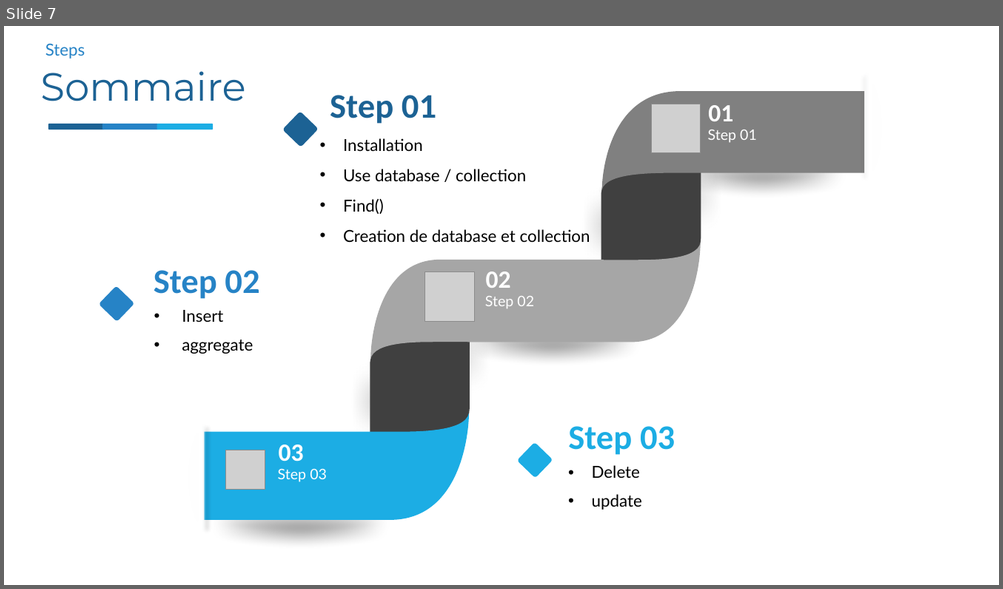
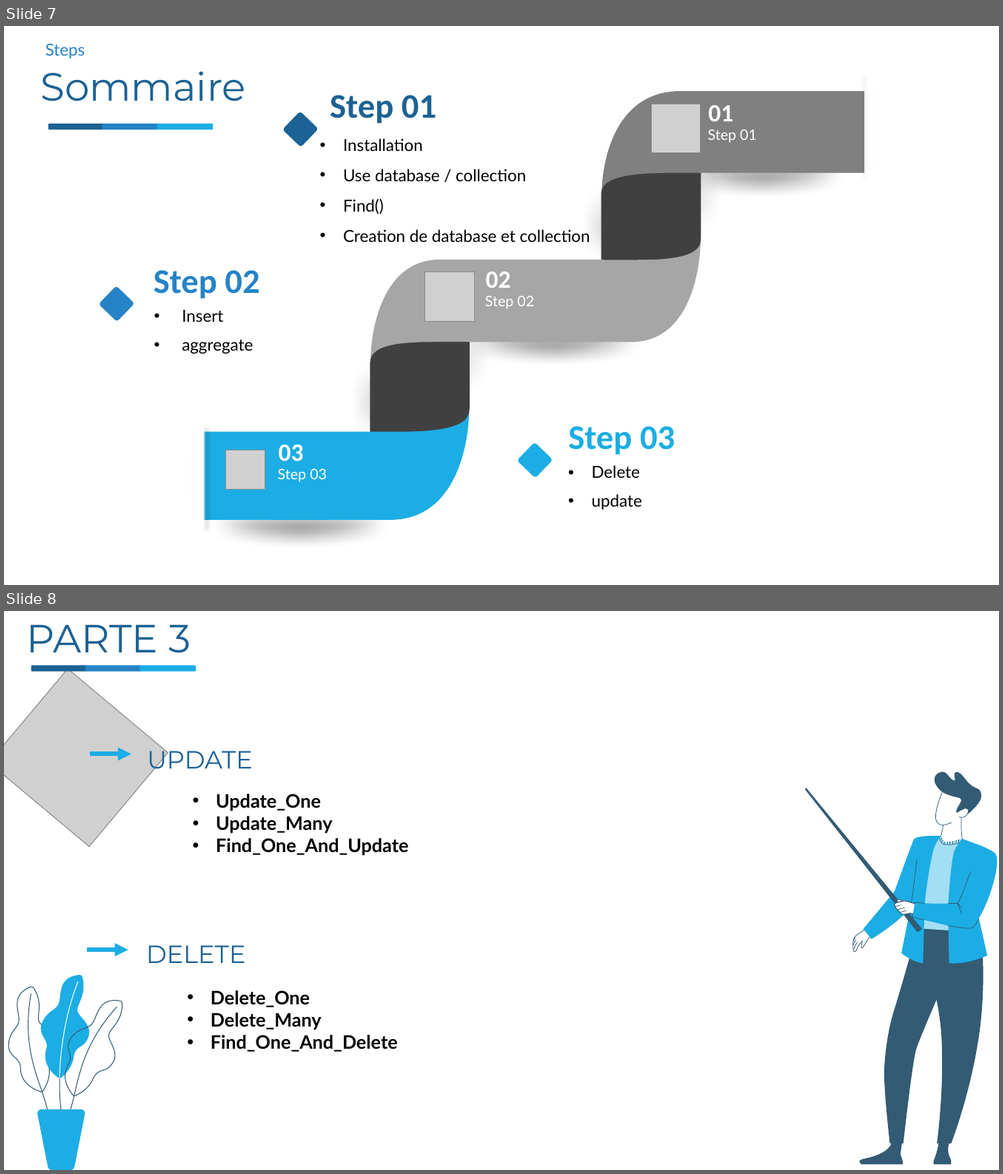
Before and after one commit to nourddine-benyahya/presentation-mongodb-python-todoapp-application, a slide deck: presontation mongodb&python/python&mongodb.pptx. Shown one above the other, each under a label of ours: slide 7 before the commit, slides 7 and 8 after it. The pictures are 1003x589 and 1003x1174 pixels, drawn with LibreOffice and Linux fonts; fonts in the diff are those of the drawing; grey boxes stand for pictures; background and template pictures are left out. Boxes give left, top, right and bottom in pixels: in the first picture for what was removed or moved away, otherwise in the second. Text is boxed around its words. In the diff, an @@ line names an element or a change of style, - is before the commit and + after.

```diff
--- a/presontation mongodb&python/python&mongodb.pptx
+++ b/presontation mongodb&python/python&mongodb.pptx
@@ slide 8 added at [4,611,999,1170], background picture (left out) @@
@@ text added at [26,624,190,653], 38 pt, text #1C6294 @@
+PARTE 3
@@ picture added at [4,669,168,847] @@
@@ rounded rectangle added at [31,666,87,672], fill #1C6294 @@
@@ rounded rectangle added at [85,666,142,672], fill #2683C6 @@
@@ rounded rectangle added at [140,666,196,672], fill #1CADE4 @@
@@ arrow added from (90, 755) to (131, 755), #1CADE4 4.25 pt @@
@@ text added at [147,744,253,775], 24 pt, text #1C6294 @@
+UPDATE
@@ text added at [216,794,408,856], 18 pt, text #000000, bold @@
+• Update_One
+• Update_Many
+• Find_One_And_Update
@@ group added at [805,772,997,1165]: 44 freeform shapes @@
@@ arrow added from (87, 951) to (128, 951), #1CADE4 4.25 pt @@
@@ text added at [146,945,245,963], 24 pt, text #1C6294 @@
+DELETE
@@ text added at [210,991,398,1052], 18 pt, text #000000, bold @@
+• Delete_One
+• Delete_Many
+• Find_One_And_Delete
@@ group added at [8,975,122,1170]: 8 freeform shapes @@
```
Also in this commit, not shown: 7 other slides added, 1 slide removed.
